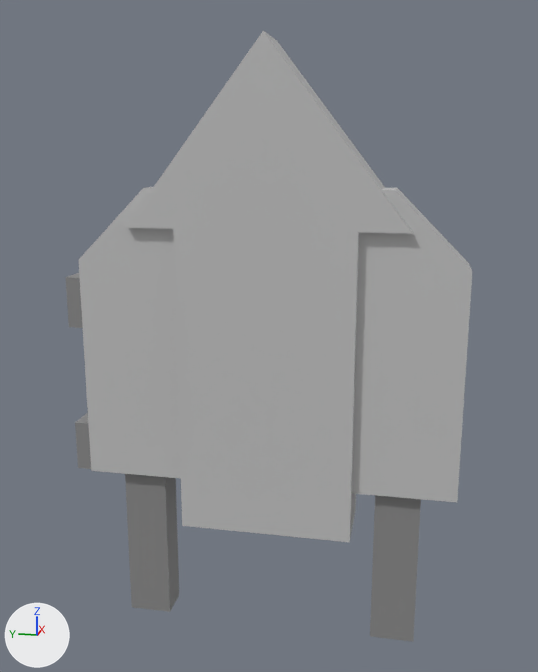
An edit to the FBX model Unclimbable Tower Game/Assets/Models/MenuDecorations.fbx, drawn before and after from the same camera.
Before and after are seen from a 50 mm lens placed at (-6.43, -1.27, 1.63), pointed at (0.05, 0.02, 0.01). Lighting does not change. The marker at lower left points along +X, +Y and +Z.

Objects in the first picture: 'Sign', 'UpArrow'.
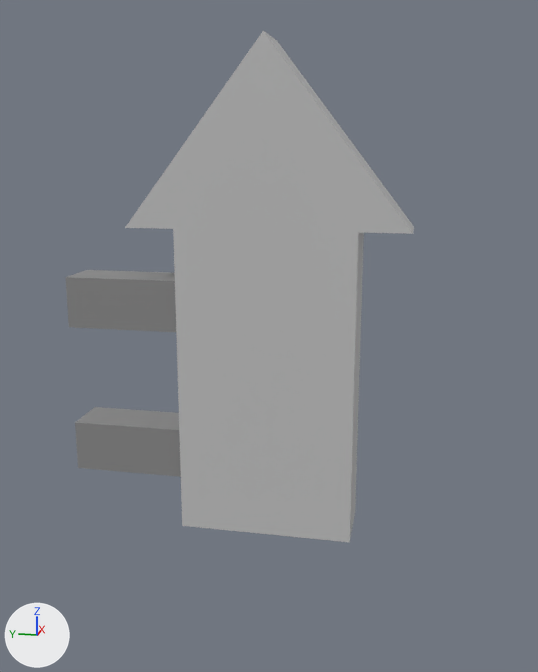
Changed parts and their boxes (x1, y1, x2, y2) in the pictures (538 x 672 px):
'Sign', deleted: before (79, 187, 472, 642)
    faces in mat_mat1 (light grey #c3c3c3): (79, 187, 472, 502)
    faces in mat_mat2 (grey #8b8b8b): (125, 474, 421, 642)

The change, as a list of edits to the scene's bpy script:
```text
Remove ob_sign:
    ob_sign = bpy.data.objects.new('Sign', me_cube_008)
    ob_sign.location = (0.0, 0.0, 0.0)
```
